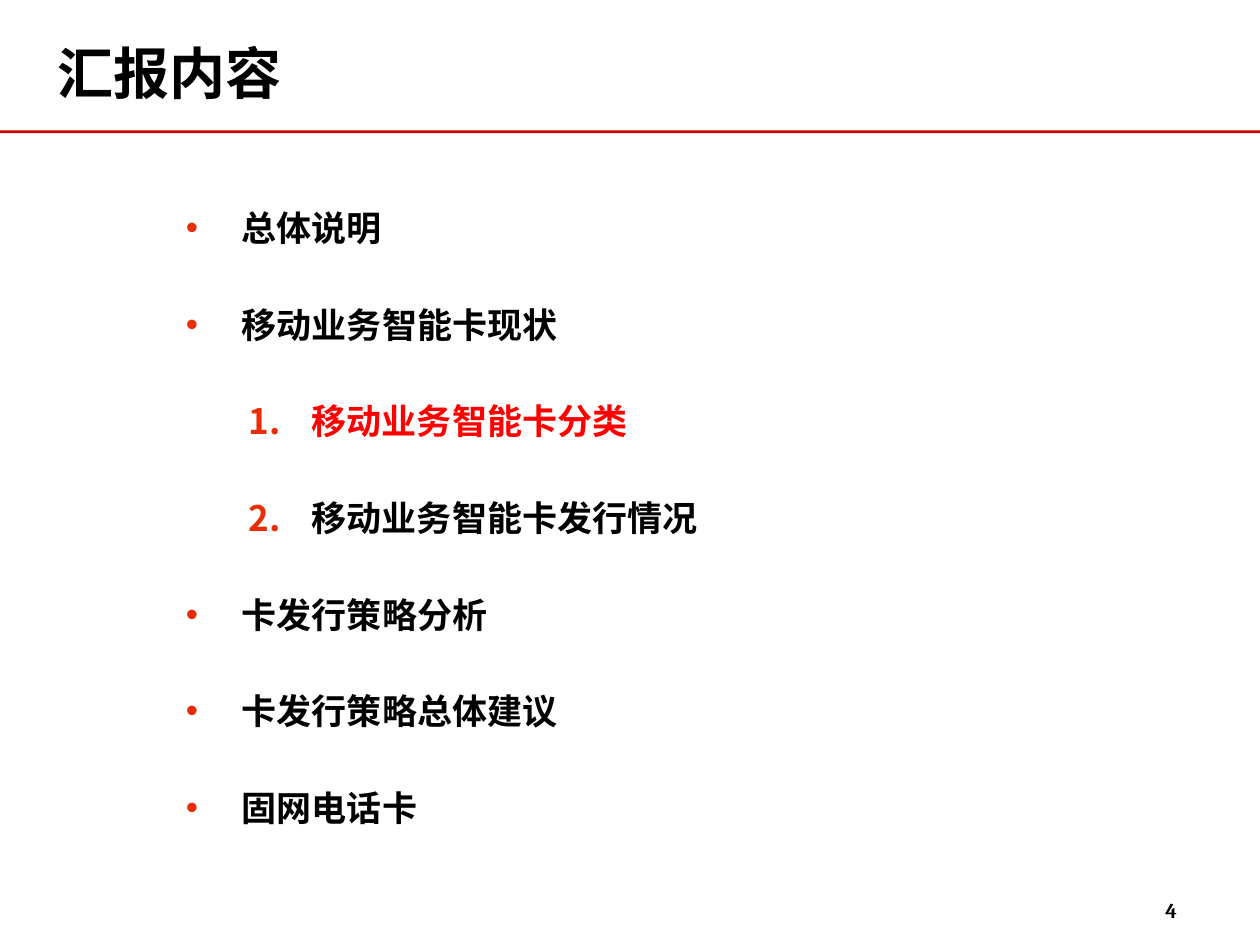
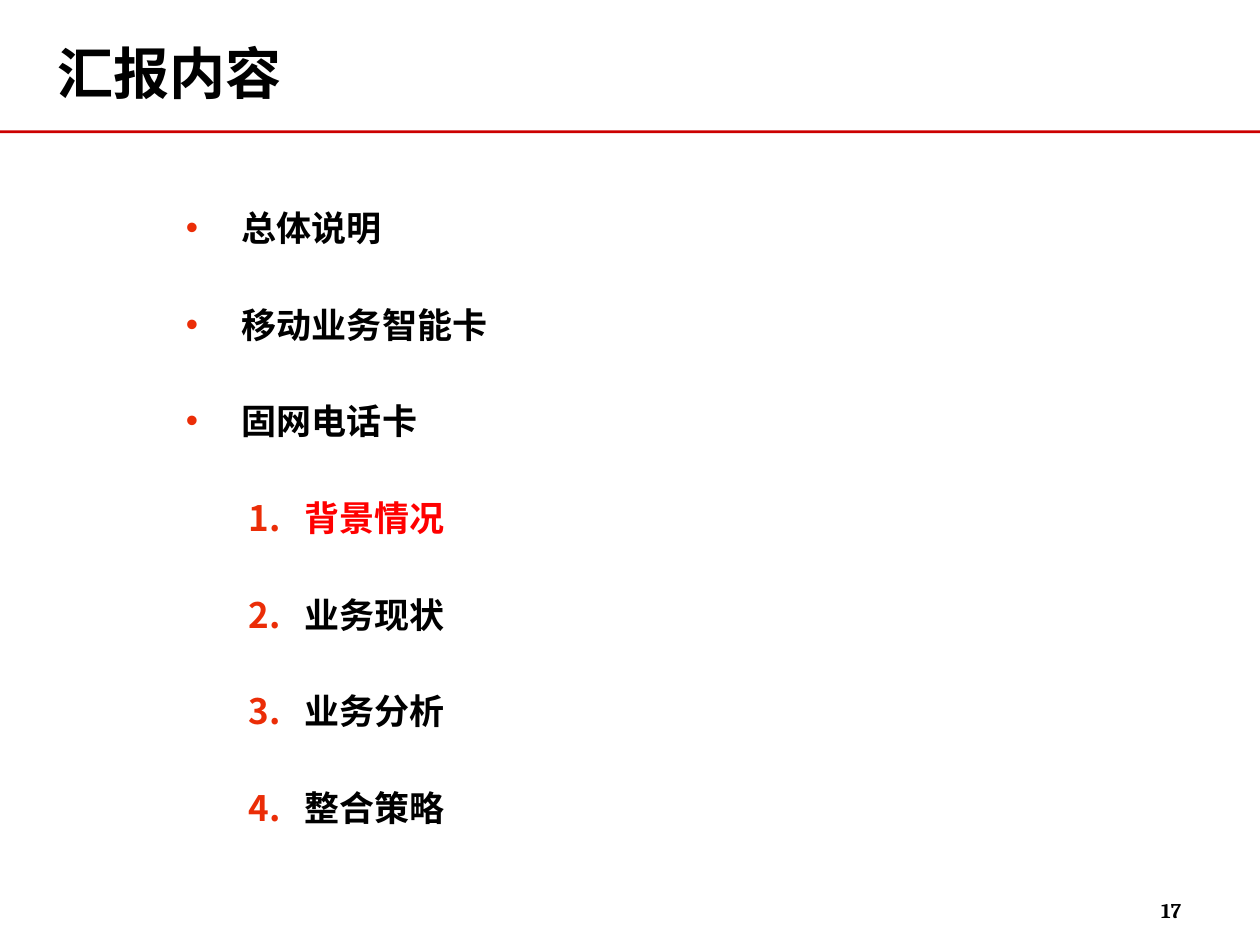
Before and after one commit to momo1101/unicardsrch, a slide deck: slide 17 of 软课题文本/软课题-中国联通电信卡业务及策略研究.ppt (slide 4 before the commit). Drawn at 1260x945 pixels with LibreOffice and Linux fonts; fonts in the diff are those of the drawing; background and template pictures are left out. Boxes give left, top, right and bottom in pixels: in the first picture for what was removed or moved away, otherwise in the second. Text is boxed around its words. In the diff, an @@ line names an element or a change of style, - is before the commit and + after.

```diff
--- a/软课题文本/软课题-中国联通电信卡业务及策略研究.ppt
+++ b/软课题文本/软课题-中国联通电信卡业务及策略研究.ppt
@@ text at <box>242,308,487,341</box>: text changed @@
-• 移动业务智能卡现状
-  1. 移动业务智能卡分类
-  2. 移动业务智能卡发行情况
-• 卡发行策略分析
-• 卡发行策略总体建议
+• 移动业务智能卡
@@ text at <box>305,501,445,824</box>: paragraphs added @@
+  1. 背景情况
+  2. 业务现状
+  3. 业务分析
+  4. 整合策略
@@ page number at <box>1161,904,1181,918</box>: text changed @@
-4
+17
```
Also in this commit, not shown: 21 other slides changed, 2 slides added, 15 slides removed.
